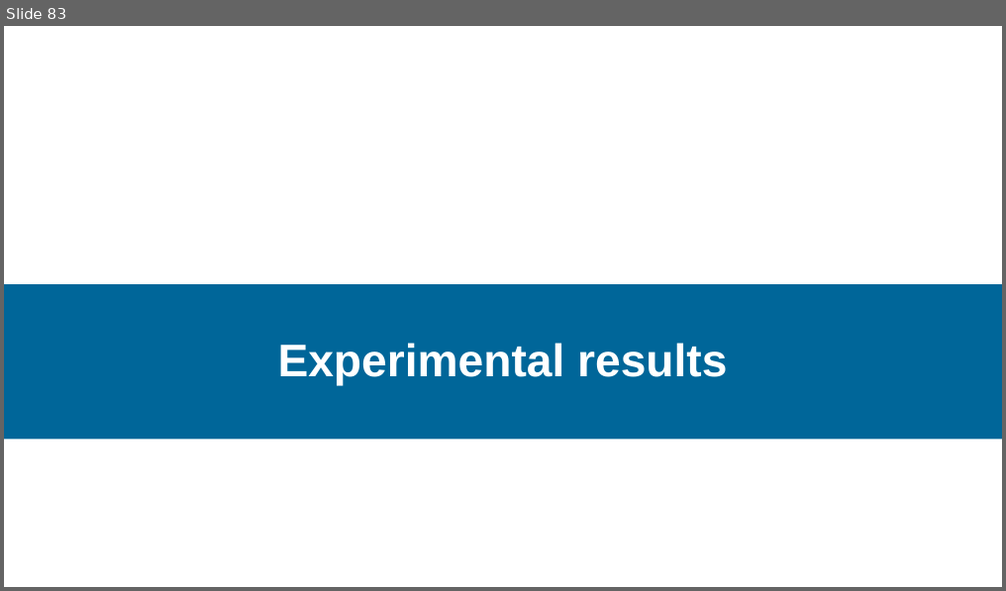
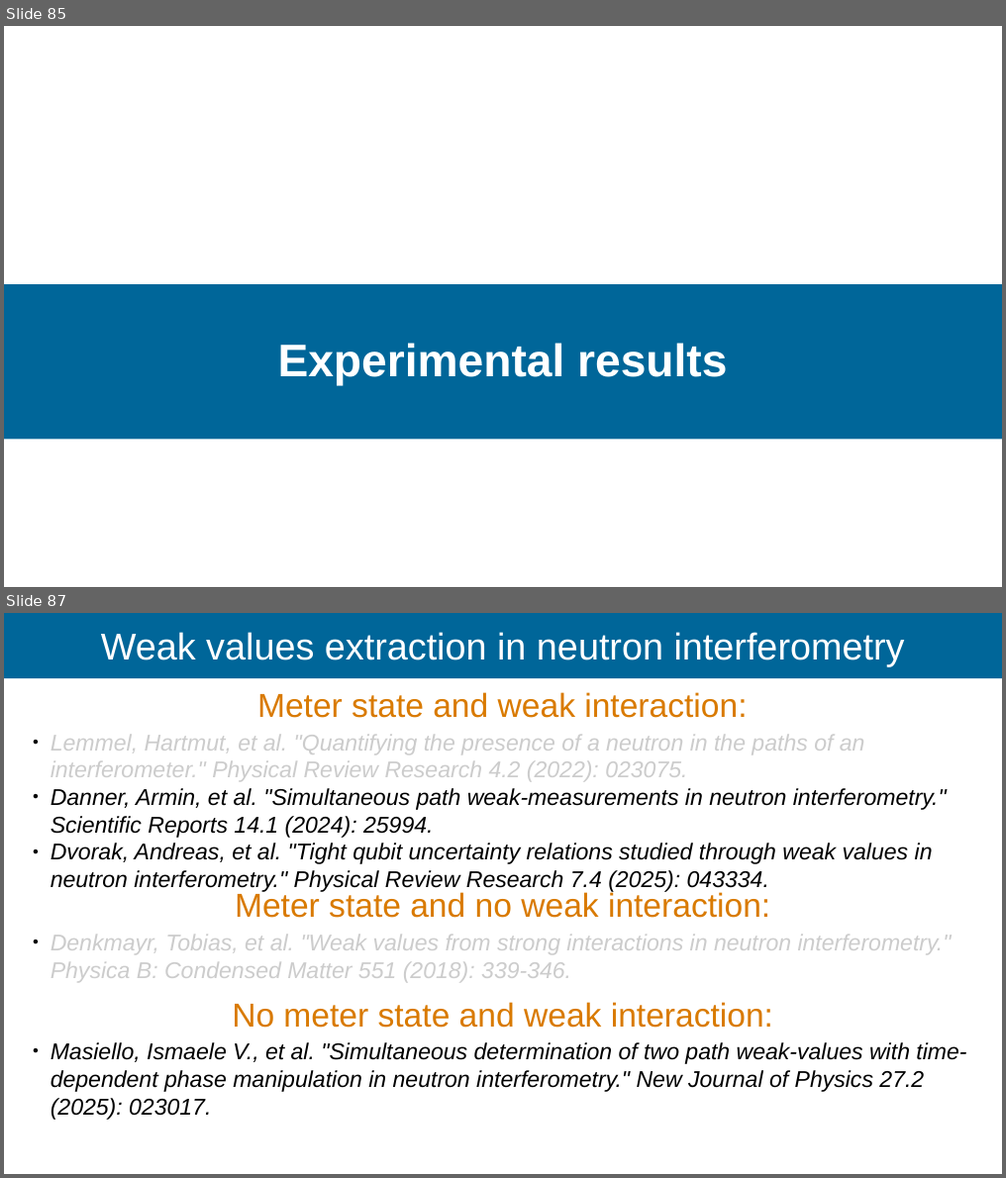
Before and after one commit to Ismaele-vincent/PhD, a slide deck: 2026/Talks/ILL Seminar/ILL seminar 2026 ver3.odp. Shown one above the other, each under a label of ours: slide 83 before the commit, slides 85 and 87 after it; the slides between them are not shown. The pictures are 1006x591 and 1006x1178 pixels, drawn with LibreOffice and Linux fonts; fonts in the diff are those of the drawing; background and template pictures are left out. Boxes give left, top, right and bottom in pixels: in the first picture for what was removed or moved away, otherwise in the second. Text is boxed around its words. In the diff, an @@ line names an element or a change of style, - is before the commit and + after.

```diff
--- a/2026/Talks/ILL Seminar/ILL seminar 2026 ver3.odp
+++ b/2026/Talks/ILL Seminar/ILL seminar 2026 ver3.odp
@@ slide 87 added at (4, 613, 1002, 1174), background #FFFFFF @@
@@ rectangle added at (4, 613, 1002, 678), fill #006699 @@
@@ title added at (101, 632, 905, 667), 36 pt, text #FFFFFF @@
+Weak values extraction in neutron interferometry
@@ text added at (257, 692, 746, 718), 32 pt, text #D97A00 @@
+Meter state and weak interaction:
@@ text added at (51, 735, 946, 893), 22 pt, text #000000, italic @@
+● Lemmel, Hartmut, et al. "Quantifying the presence of a neutron in the paths of an interferometer." Physical Review Research 4.2 (2022): 023075.
+● Danner, Armin, et al. "Simultaneous path weak-measurements in neutron interferometry." Scientific Reports 14.1 (2024): 25994.
+● Dvorak, Andreas, et al. "Tight qubit uncertainty relations studied through weak values in neutron interferometry." Physical Review Research 7.4 (2025): 043334.
@@ text added at (235, 891, 770, 918), 32 pt, text #D97A00 @@
+Meter state and no weak interaction:
@@ text added at (51, 935, 951, 982), 22 pt, text #CCCCCC, italic @@
+● Denkmayr, Tobias, et al. "Weak values from strong interactions in neutron interferometry." Physica B: Condensed Matter 551 (2018): 339-346.
@@ text added at (232, 1002, 773, 1028), 32 pt, text #D97A00 @@
+No meter state and weak interaction:
@@ text added at (51, 1043, 966, 1120), 22 pt, text #000000, italic @@
+● Masiello, Ismaele V., et al. "Simultaneous determination of two path weak-values with time-dependent phase manipulation in neutron interferometry." New Journal of Physics 27.2 (2025): 023017.
@@ what was slide 83 is now slide 85 @@
```
Also in this commit, not shown: 19 slides changed, 14 other slides added, 6 other files.
